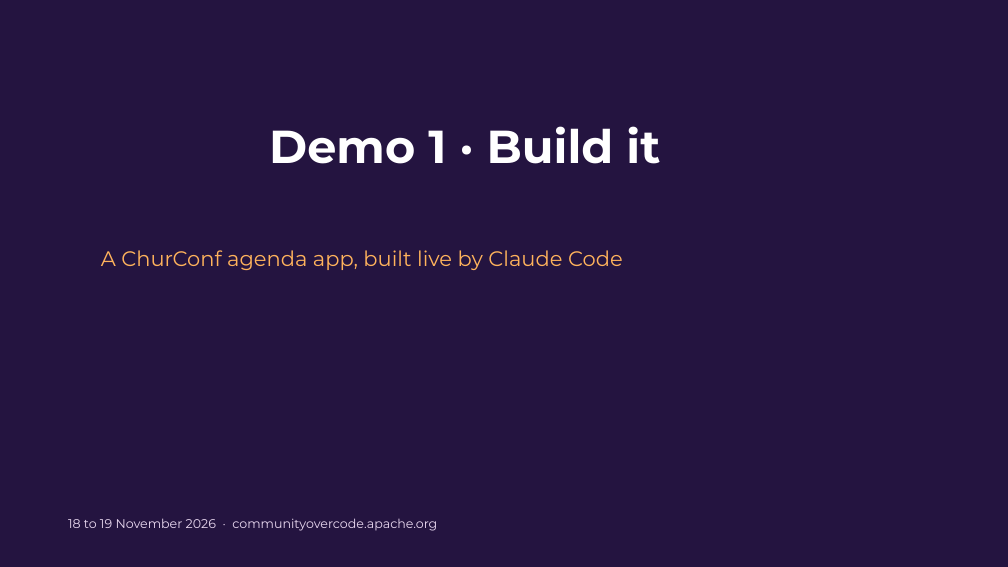
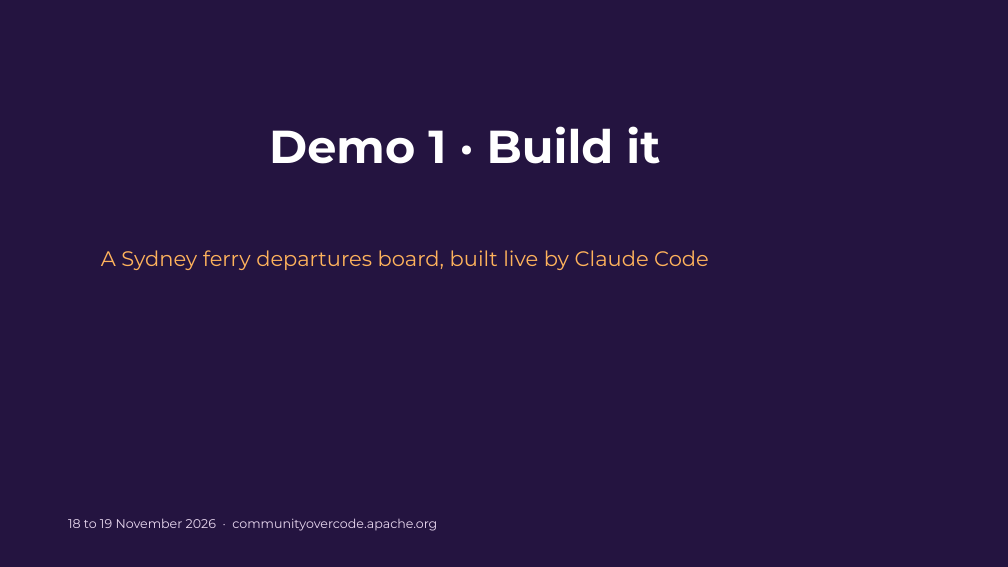
Before and after one commit to quarkusio/quarkus-agent-mcp, a slide deck: slide 2 of presentation/churconf/teaching-ai-agents-to-speak-quarkus.pptx. Drawn at 1008x567 pixels with LibreOffice and Linux fonts; fonts in the diff are those of the drawing; background and template pictures are left out. Boxes give left, top, right and bottom in pixels: in the first picture for what was removed or moved away, otherwise in the second. Text is boxed around its words. In the diff, an @@ line names an element or a change of style, - is before the commit and + after.

Commit message:
Use a Sydney ferry departures board as the ChurConf demo app, with alternative demo apps

```diff
--- a/presentation/churconf/teaching-ai-agents-to-speak-quarkus.pptx
+++ b/presentation/churconf/teaching-ai-agents-to-speak-quarkus.pptx
@@ text at (x1=101, y1=250, x2=709, y2=270): text changed @@
-A ChurConf agenda app, built live by Claude Code
+A Sydney ferry departures board, built live by Claude Code
```
Also in this commit, not shown: 2 other files.
